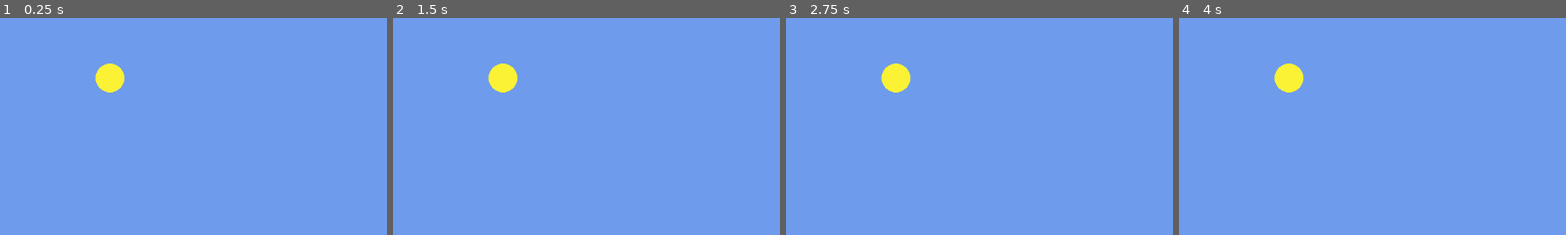
Above: before the commit, frames 1-4 (left to right).
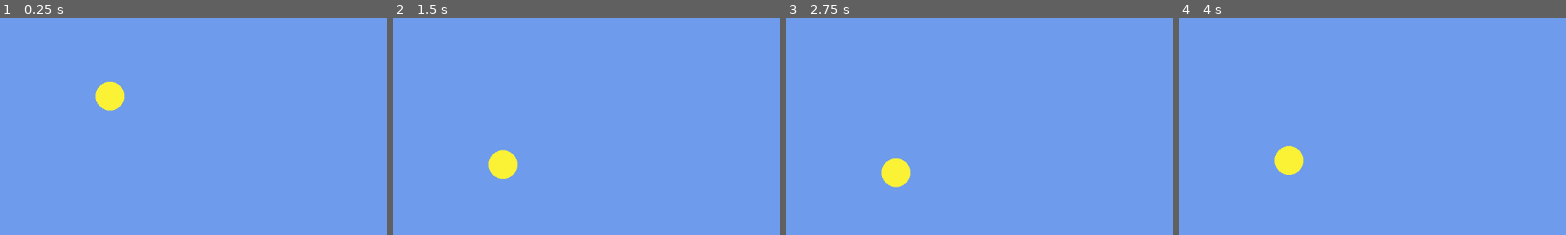
Above: after the commit, the same moments.

Repository: phantomvines/the_20_games_challenge
Game: Godot game, scene res://scenes/main.tscn
Same seed, same stepped clock (60 frames per second), same inputs: the game is played once before the commit and once after it.
Inputs:
- Up to frame 1 (0.25 s): no input
- Up to frame 2 (1.5 s): tap Space (space, bound only after the commit) at 0.6, 1.35 s
- Up to frame 3 (2.75 s): tap Space (space, bound only after the commit) at 2.1 s
- Up to frame 4 (4 s): tap Space (space, bound only after the commit) at 2.85, 3.6 s
The pictures show only the part of the screen within x 0-50%, y 39-89%; the shares and areas given below are measured in that part.

The runs differ from the first frame. In frame 1, 1.2% of the frame differs, in the area x 24-33%, y 20-43%; in frame 2, 1.6%; in frame 3, 1.6%, in the area x 24-33%, y 20-79%; in frame 4, 1.6%.

Commit message:
player movement

Diff:
--- a/flappy-bird/project.godot
+++ b/flappy-bird/project.godot
@@ -14,3 +14,11 @@
 run/main_scene="uid://cjfo1trdg8s4o"
 config/features=PackedStringArray("4.4", "Forward Plus")
 config/icon="res://icon.svg"
+
+[input]
+
+space={
+"deadzone": 0.2,
+"events": [Object(InputEventKey,"resource_local_to_scene":false,"resource_name":"","device":-1,"window_id":0,"alt_pressed":false,"shift_pressed":false,"ctrl_pressed":false,"meta_pressed":false,"pressed":false,"keycode":0,"physical_keycode":32,"key_label":0,"unicode":32,"location":0,"echo":false,"script":null)
+]
+}
--- a/flappy-bird/scenes/player.tscn
+++ b/flappy-bird/scenes/player.tscn
@@ -1,12 +1,13 @@
-[gd_scene load_steps=3 format=3 uid="uid://wqd2b6rfqdo5"]
+[gd_scene load_steps=4 format=3 uid="uid://wqd2b6rfqdo5"]
 
 [ext_resource type="Texture2D" uid="uid://crixuvf5ejnse" path="res://assets/player.png" id="1_3vyb7"]
+[ext_resource type="Script" uid="uid://c50rexuewp1pk" path="res://scripts/player.gd" id="1_g2els"]
 
 [sub_resource type="CircleShape2D" id="CircleShape2D_g2els"]
 radius = 21.0238
 
 [node name="Player" type="CharacterBody2D"]
-motion_mode = 1
+script = ExtResource("1_g2els")
 
 [node name="character_sprite" type="Sprite2D" parent="."]
 texture_filter = 1
--- /dev/null
+++ b/flappy-bird/scripts/player.gd
@@ -0,0 +1,22 @@
+extends CharacterBody2D
+
+# for Player Movement: Falling
+var gravity = 800
+var movement_dir_speed = Vector2.ZERO # basically velocity that gets updated
+# for Player Movement: Flapping
+@export var flap_force = -300
+
+func _physics_process(delta: float) -> void:
+	# if space is pressed to flap
+	if Input.is_action_just_pressed("space"):
+		print("flap")
+		flap()
+
+	# add gravity to direction every frame -> player falling
+	movement_dir_speed.y += delta*gravity
+	velocity = movement_dir_speed
+	move_and_slide()
+
+func flap() -> void:
+	# change direction to up and add velocity
+	movement_dir_speed.y = flap_force
Not shown, added: flappy-bird/scripts/player.gd.uid
